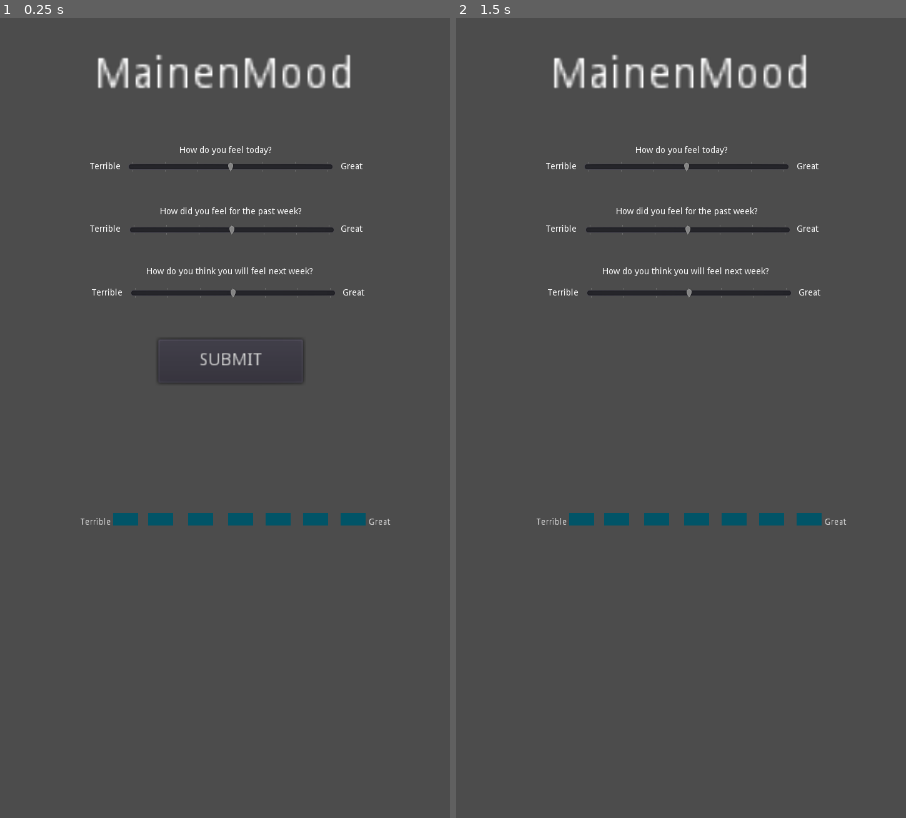
Above: before the commit, frames 1-2 (left to right).
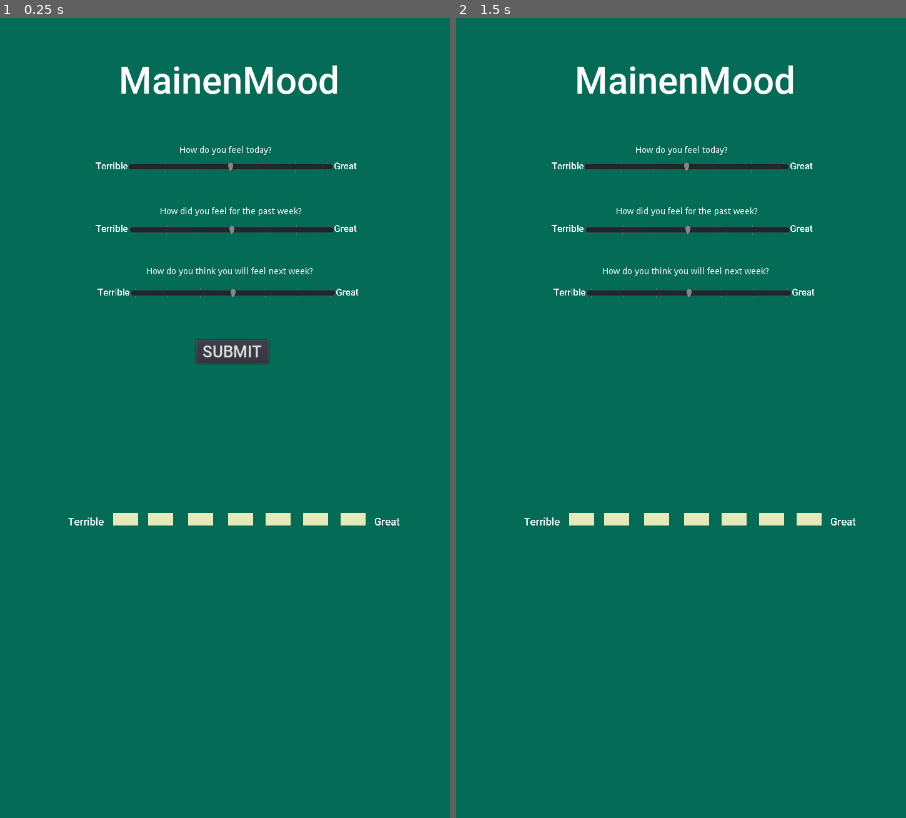
Above: after the commit, the same moments.

Repository: mainenlab/mainenmood
Game: Godot game, scene res://main.tscn
The game is run twice, just before and just after one commit, with the same random seed, the same clock (stepped at 60 frames per second) and the same inputs.
Inputs (mouse positions are in pixels of both pictures, inside the frame that each line leads up to):
- Up to frame 1 (0.25 s): no input
- Up to frame 2 (1.5 s): click "SUBMIT" at 0.5 s; tap Enter (ui_accept) at 1.25 s; move the mouse to (780, 378) at 1.27 s

The runs differ from the first frame. In frame 1, 99% of the frame differs, in the area x 0-100%, y 0-100%; in frame 2, 99%.
Error in both runs: Error calling built-in function 'len': Object can't provide a length. (res://plot.gd:58)

Commit message:
added colors and fixed layout

Diff:
--- /dev/null
+++ b/df.tres
@@ -0,0 +1,7 @@
+[gd_resource type="DynamicFont" load_steps=2 format=2]
+
+[ext_resource path="res://Roboto-Medium.ttf" type="DynamicFontData" id=1]
+
+[resource]
+size = 60
+font_data = ExtResource( 1 )
--- a/main.tscn
+++ b/main.tscn
@@ -1,18 +1,24 @@
-[gd_scene load_steps=4 format=2]
+[gd_scene load_steps=7 format=2]
 
 [ext_resource path="res://plot.gd" type="Script" id=1]
 [ext_resource path="res://addon/MathPlot.gd" type="Script" id=2]
 [ext_resource path="res://data_send.gd" type="Script" id=3]
+[ext_resource path="res://Roboto-Medium.ttf" type="DynamicFontData" id=4]
+[ext_resource path="res://df.tres" type="DynamicFont" id=5]
+
+[sub_resource type="DynamicFont" id=1]
+size = 26
+font_data = ExtResource( 4 )
 
 [node name="Node2D" type="Node2D"]
 script = ExtResource( 1 )
 
 [node name="Label" type="Label" parent="."]
-margin_left = 150.587
-margin_top = 58.218
-margin_right = 242.587
-margin_bottom = 81.218
-rect_scale = Vector2( 5, 5 )
+margin_left = 189.681
+margin_top = 64.7272
+margin_right = 542.681
+margin_bottom = 135.727
+custom_fonts/font = ExtResource( 5 )
 text = "MainenMood"
 __meta__ = {
 "_edit_use_anchors_": false
@@ -28,6 +34,7 @@
 }
 
 [node name="MathPlot" type="ColorRect" parent="Control"]
+visible = false
 margin_left = 1017.7
 margin_top = 268.452
 margin_right = 1419.7
@@ -65,10 +72,12 @@
 }
 
 [node name="Label" type="Label" parent="Control/today"]
-margin_left = -61.3579
-margin_top = 1.13327
-margin_right = 374.642
-margin_bottom = 15.1333
+margin_left = -52.3579
+margin_top = -1.86676
+margin_right = 1619.64
+margin_bottom = 69.1332
+rect_scale = Vector2( 0.25, 0.25 )
+custom_fonts/font = ExtResource( 5 )
 text = "Terrible                                                                                        Great"
 __meta__ = {
 "_edit_use_anchors_": false
@@ -98,10 +107,12 @@
 }
 
 [node name="Label2" type="Label" parent="Control/week"]
-margin_left = -63.3579
-margin_top = 0.133331
-margin_right = 372.642
-margin_bottom = 14.1333
+margin_left = -54.3579
+margin_top = -2.8667
+margin_right = 1617.64
+margin_bottom = 68.1333
+rect_scale = Vector2( 0.25, 0.25 )
+custom_fonts/font = ExtResource( 5 )
 text = "Terrible                                                                                        Great"
 __meta__ = {
 "_edit_use_anchors_": false
@@ -132,21 +143,23 @@
 }
 
 [node name="Label3" type="Label" parent="Control/future"]
-margin_left = -62.4292
-margin_top = 1.27835
-margin_right = 373.571
-margin_bottom = 15.2784
+margin_left = -53.4292
+margin_top = -1.72168
+margin_right = 1618.57
+margin_bottom = 69.2783
+rect_scale = Vector2( 0.25, 0.25 )
+custom_fonts/font = ExtResource( 5 )
 text = "Terrible                                                                                        Great"
 __meta__ = {
 "_edit_use_anchors_": false
 }
 
 [node name="Button" type="Button" parent="Control"]
-margin_left = 415.104
-margin_top = 613.563
-margin_right = 531.104
-margin_bottom = 648.563
-rect_scale = Vector2( 2, 2 )
+margin_left = 476.104
+margin_top = 614.563
+margin_right = 592.104
+margin_bottom = 652.563
+custom_fonts/font = SubResource( 1 )
 text = "SUBMIT"
 __meta__ = {
 "_edit_use_anchors_": false
@@ -160,11 +173,12 @@
 scale = Vector2( 4, 4 )
 
 [node name="Label" type="Label" parent="ht1"]
-margin_left = -12.9892
-margin_top = 1.96999
-margin_right = 483.011
-margin_bottom = 15.97
-rect_scale = Vector2( 0.25, 0.25 )
+margin_left = -17.7392
+margin_top = 0.719971
+margin_right = 1879.26
+margin_bottom = 71.72
+rect_scale = Vector2( 0.07, 0.07 )
+custom_fonts/font = ExtResource( 5 )
 text = "Terrible                                                                                                       Great"
 __meta__ = {
 "_edit_use_anchors_": false
@@ -172,43 +186,43 @@
 
 [node name="h1" type="Polygon2D" parent="ht1"]
 scale = Vector2( 1, 0.5 )
-color = Color( 0.00392157, 0.329412, 0.403922, 1 )
+color = Color( 0.901961, 0.913725, 0.72549, 1 )
 polygon = PoolVector2Array( 0, 0, 0, 10, 10, 10, 10, 0 )
 
 [node name="h2" type="Polygon2D" parent="ht1"]
 position = Vector2( 14, 0 )
 scale = Vector2( 1, 0.5 )
-color = Color( 0.00392157, 0.329412, 0.403922, 1 )
+color = Color( 0.901961, 0.913725, 0.72549, 1 )
 polygon = PoolVector2Array( 0, 0, 0, 10, 10, 10, 10, 0 )
 
 [node name="h3" type="Polygon2D" parent="ht1"]
 position = Vector2( 30, 0 )
 scale = Vector2( 1, 0.5 )
-color = Color( 0.00392157, 0.329412, 0.403922, 1 )
+color = Color( 0.901961, 0.913725, 0.72549, 1 )
 polygon = PoolVector2Array( 0, 0, 0, 10, 10, 10, 10, 0 )
 
 [node name="h4" type="Polygon2D" parent="ht1"]
 position = Vector2( 46, 0 )
 scale = Vector2( 1, 0.5 )
-color = Color( 0.00392157, 0.329412, 0.403922, 1 )
+color = Color( 0.901961, 0.913725, 0.72549, 1 )
 polygon = PoolVector2Array( 0, 0, 0, 10, 10, 10, 10, 0 )
 
 [node name="h5" type="Polygon2D" parent="ht1"]
 position = Vector2( 61, 0 )
 scale = Vector2( 1, 0.5 )
-color = Color( 0.00392157, 0.329412, 0.403922, 1 )
+color = Color( 0.901961, 0.913725, 0.72549, 1 )
 polygon = PoolVector2Array( 0, 0, 0, 10, 10, 10, 10, 0 )
 
 [node name="h6" type="Polygon2D" parent="ht1"]
 position = Vector2( 76, 0 )
 scale = Vector2( 1, 0.5 )
-color = Color( 0.00392157, 0.329412, 0.403922, 1 )
+color = Color( 0.901961, 0.913725, 0.72549, 1 )
 polygon = PoolVector2Array( 0, 0, 0, 10, 10, 10, 10, 0 )
 
 [node name="h7" type="Polygon2D" parent="ht1"]
 position = Vector2( 91, 0 )
 scale = Vector2( 1, 0.5 )
-color = Color( 0.00392157, 0.329412, 0.403922, 1 )
+color = Color( 0.901961, 0.913725, 0.72549, 1 )
 polygon = PoolVector2Array( 0, 0, 0, 10, 10, 10, 10, 0 )
 
 [node name="v1" type="Label" parent="ht1"]
--- a/project.godot
+++ b/project.godot
@@ -45,4 +45,5 @@
 quality/driver/driver_name="GLES2"
 vram_compression/import_etc=true
 vram_compression/import_etc2=false
+environment/default_clear_color=Color( 0.0156863, 0.419608, 0.341176, 1 )
 environment/default_environment="res://default_env.tres"
Binary file added: Roboto-Medium.ttf
Not shown, added: docs/favicon.png.import
Not shown, added: docs/index.png.import
Not shown, changed: docs/index.pck
